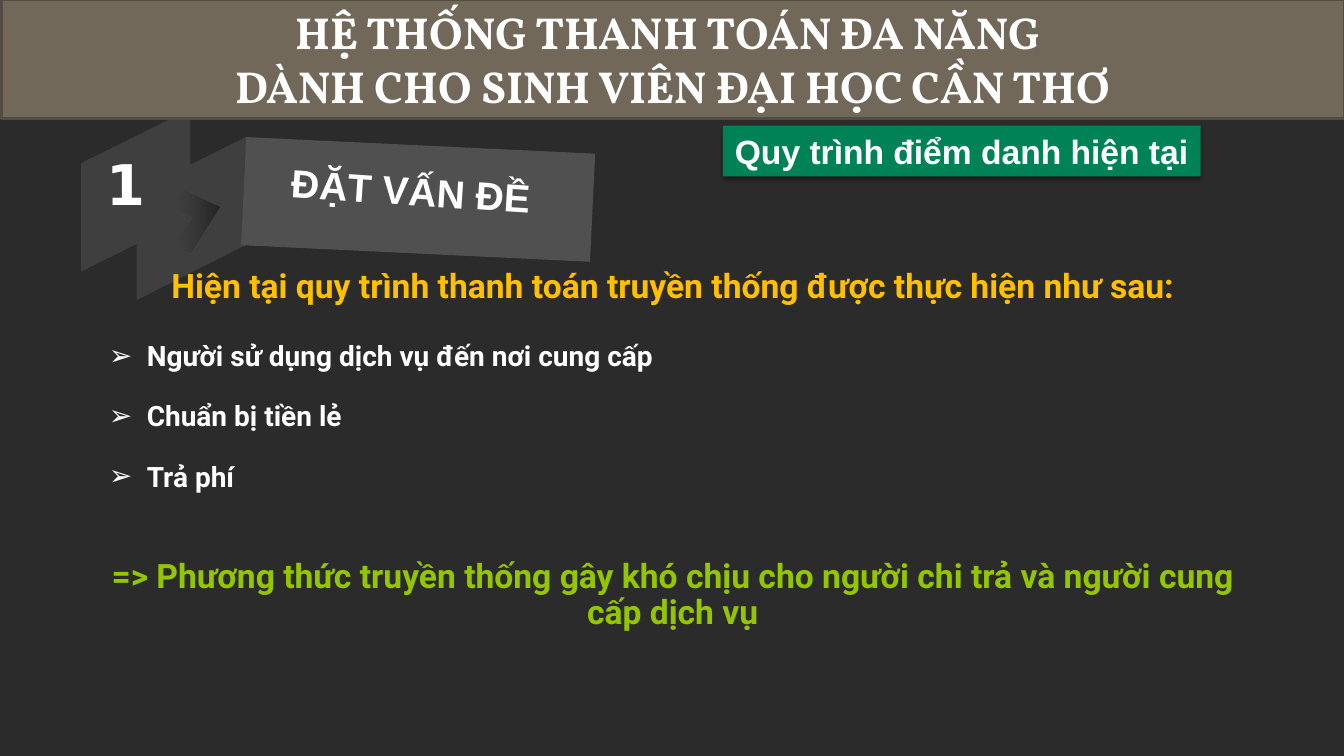
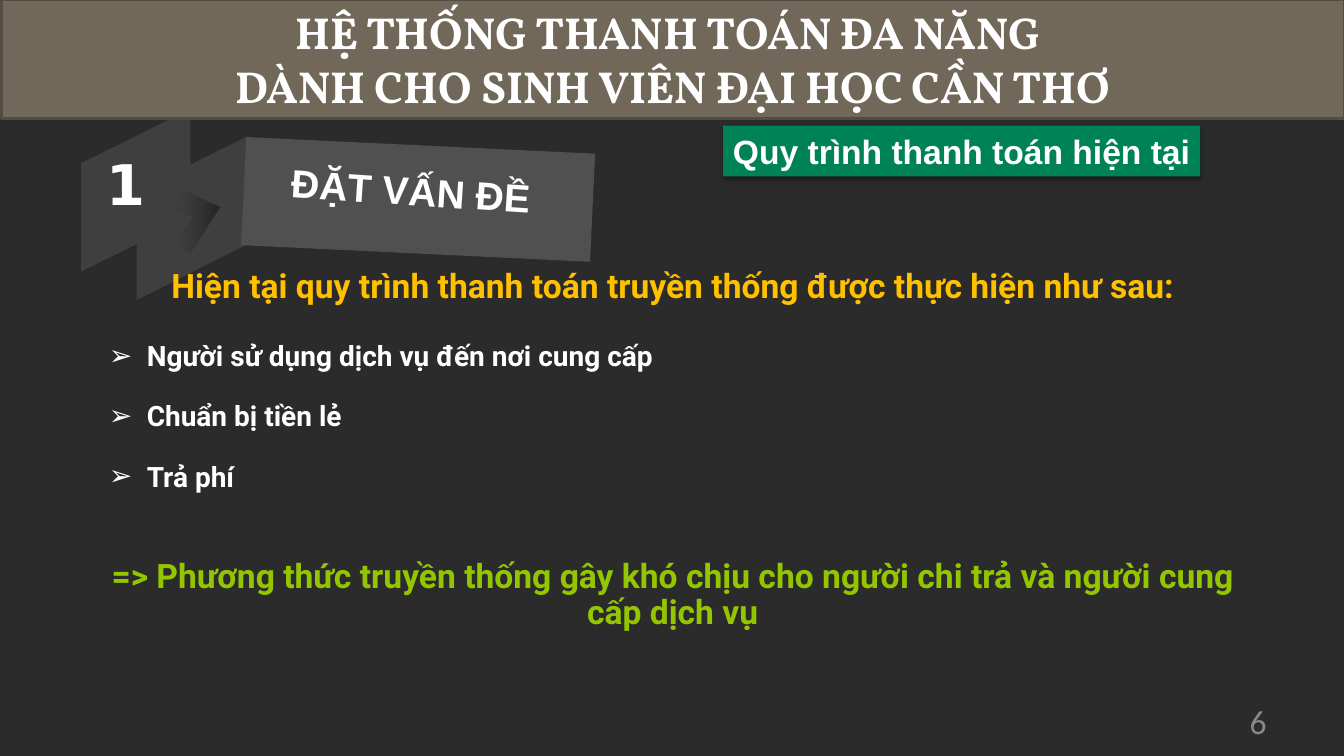
Before and after one commit to iblisbuu/TSV2018-26, a slide deck: slide 6 of documents/Thuyettrinh.pptx. Drawn at 1344x756 pixels with LibreOffice and Linux fonts; fonts in the diff are those of the drawing; background and template pictures are left out; a plain dark background stands for a picture behind light text. Boxes give left, top, right and bottom in pixels: in the first picture for what was removed or moved away, otherwise in the second. Text is boxed around its words. In the diff, an @@ line names an element or a change of style, - is before the commit and + after.

```diff
--- a/documents/Thuyettrinh.pptx
+++ b/documents/Thuyettrinh.pptx
@@ text in rectangle at box(733, 139, 1190, 171): text changed @@
-Quy trình điểm danh hiện tại
+Quy trình thanh toán hiện tại
@@ page number added at box(1250, 711, 1267, 734), 24 pt, text #898989 @@
+6
```
Also in this commit, not shown: 27 other slides changed, 5 other files.
